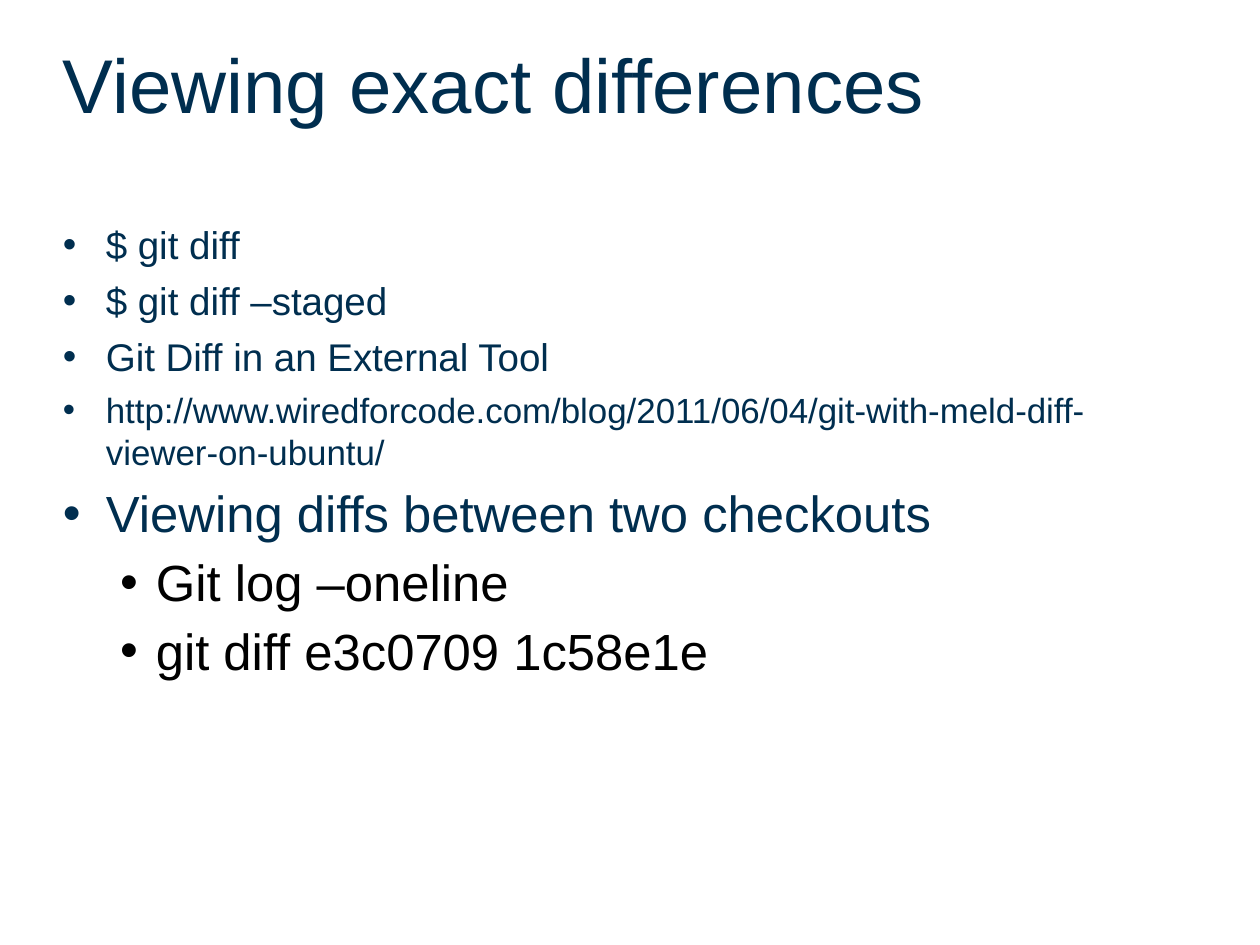
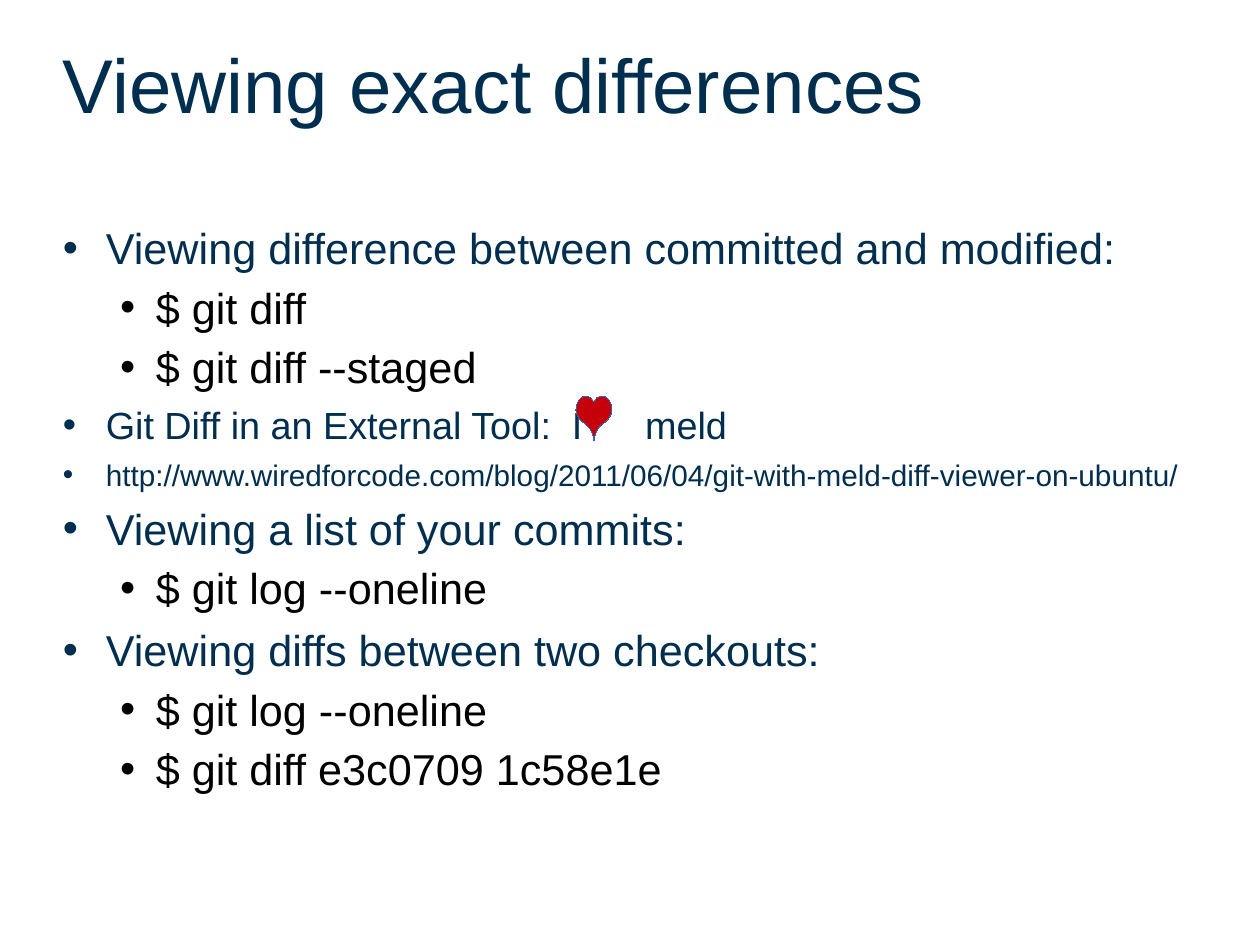
Before and after one commit to FineWilms/Workshop_github, a slide deck: slide 8 of intro2Git.odp. Drawn at 1260x945 pixels with LibreOffice and Linux fonts; fonts in the diff are those of the drawing; background and template pictures are left out. Boxes give left, top, right and bottom in pixels: in the first picture for what was removed or moved away, otherwise in the second. Text is boxed around its words. In the diff, an @@ line names an element or a change of style, - is before the commit and + after.

Commit message:
fixed staging diffs and commit diffs

```diff
--- a/intro2Git.odp
+++ b/intro2Git.odp
@@ text at (106,232,1115,272): paragraph added @@
+• Viewing difference between committed and modified:
@@ text at (106,292,1178,492): size 24.3 to 27.2 pt, text colour #002E4F to #000000 in "$ git diff"; size 22 to 18.7 pt in "http://www.wiredforcode.com/blog/2011/06/04/git-with-meld-di ..."; list level 1 to 2 in "$ git diff" @@
@@ text at (106,351,727,440): text changed; size 24.3 to 23.8 pt @@
-• $ git diff –staged
-• Git Diff in an External Tool
+  • $ git diff --staged
+• Git Diff in an External Tool: I meld
@@ freeform shape added at (576,396,612,440), fill #C5000B, outline #3465A4 0 pt @@
@@ text at (106,513,819,794): text changed; size 32 to 27.2 pt; text colour #000000 to #002E4F @@
-• Viewing diffs between two checkouts
-  • Git log –oneline
-  • git diff e3c0709 1c58e1e
+• Viewing a list of your commits:
+  • $ git log --oneline
+• Viewing diffs between two checkouts:
+  • $ git log --oneline
+  • $ git diff e3c0709 1c58e1e
```
Also in this commit, not shown: 1 other file.
